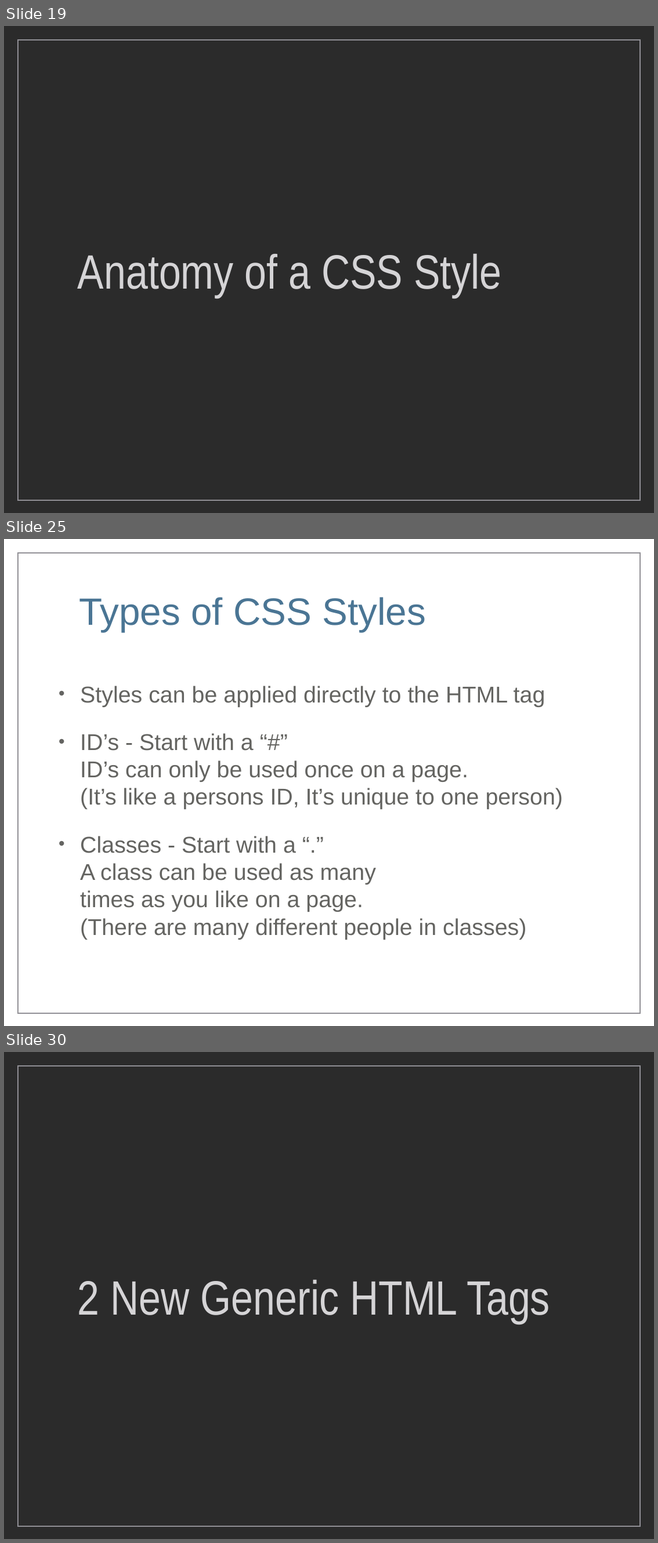
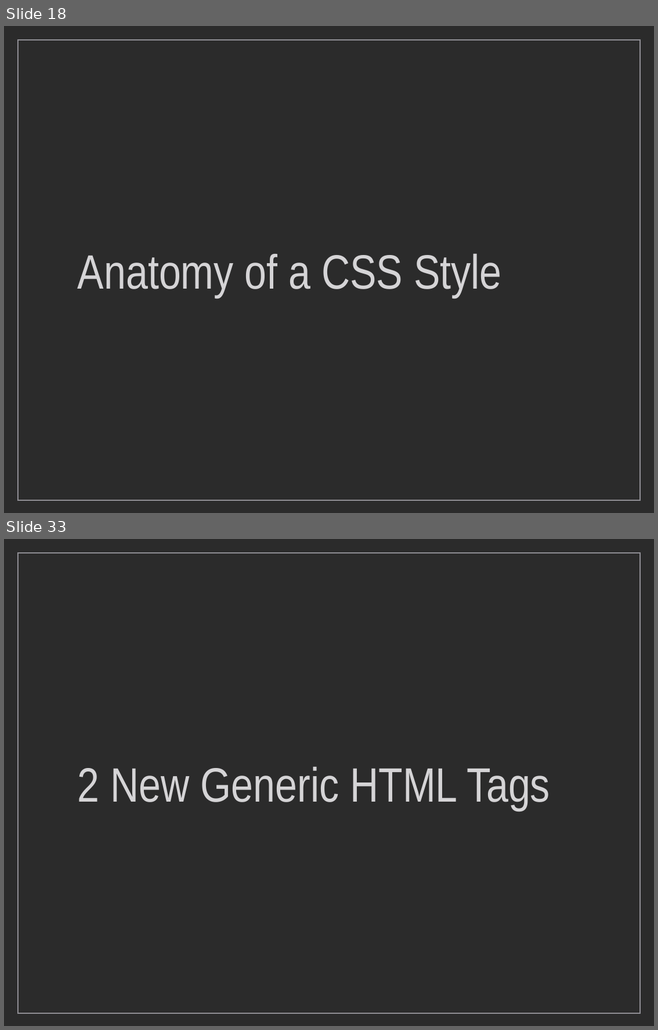
Before and after one commit to markdodgson/markdodgson-mohawk, a slide deck: images/keynotes/Week4_Keynote.ppt. Shown one above the other, each under a label of ours: slides 19, 25 and 30 before the commit, slides 18 and 33 after it; the slides between them are not shown. The pictures are 658x1543 and 658x1030 pixels, drawn with LibreOffice and Linux fonts; fonts in the diff are those of the drawing; background and template pictures are left out; a plain dark background stands for a picture behind light text. Boxes give left, top, right and bottom in pixels: in the first picture for what was removed or moved away, otherwise in the second. Text is boxed around its words. In the diff, an @@ line names an element or a change of style, - is before the commit and + after.

```diff
--- a/images/keynotes/Week4_Keynote.ppt
+++ b/images/keynotes/Week4_Keynote.ppt
@@ slide 25 removed at [4, 539, 654, 1026], background picture (left out); not listed: 1 template element that a slide beside it also shows @@
@@ title removed at [79, 597, 426, 632] @@
-Types of CSS Styles
@@ text removed at [80, 686, 563, 939] @@
-• Styles can be applied directly to the HTML tag
-• ID’s - Start with a “#”
-  ID’s can only be used once on a page.
-  (It’s like a persons ID, It’s unique to one person)
-• Classes - Start with a “.”
-  A class can be used as many
-  times as you like on a page.
-  (There are many different people in classes)
@@ what was slide 19 is now slide 18 @@
@@ what was slide 30 is now slide 33 @@
```
Also in this commit, not shown: 20 slides changed, 7 slides added, 2 other slides removed, 42 other files.
